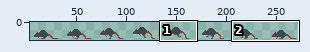
Sprite sheet: aseprite/rat_move.png. Above, an overview of the earlier version with the close-up marked.
Close-up. The starting point:
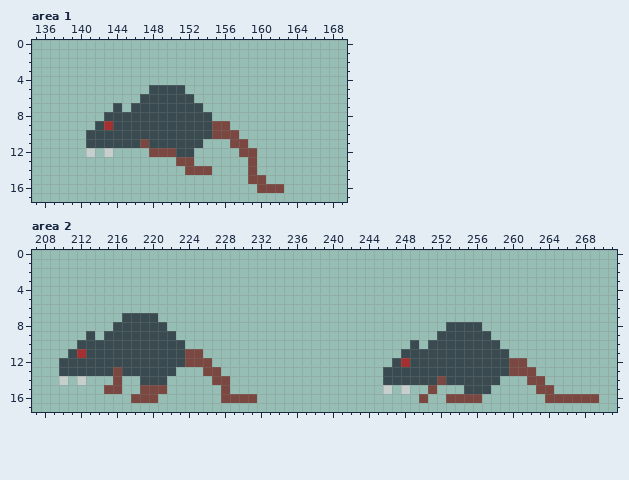
The file is 272x18 pixels. Shown: area 1: x 135..169, y 0..17; area 2: x 207..271, y 0..17. The wide view leaves out empty margins.
After the commit:
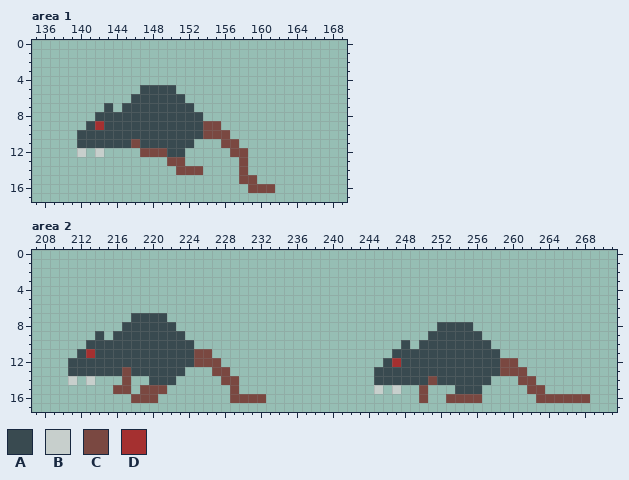
Palette (. is transparent): A #394a50  B #c7cfcc  C #7a4841  D #a53030
Changes in this commit:
Area 1:
y 5: x 147 . -> A; x 151 A -> .
y 6: x 146 . -> A; x 152 A -> .
y 7: x 143..145 .A. -> A.A; x 153 A -> .
y 8: x 142 . -> A; x 154 A -> .
y 9: x 141..143 .AD -> ADA; x 154 A -> C; x 156 C -> .
y 10: x 140 . -> A; x 154 A -> C; x 157 C -> .
y 11: x 140 . -> A; x 146..147 AC -> CA; x 153 A -> .; x 156 . -> C; x 158 C -> .
y 12: x 140..143 .B.B -> B.B.; x 147 . -> C; x 150 C -> A; x 152 A -> .; x 157 . -> C; x 159 C -> .
y 13: x 150 . -> C; x 152 C -> .; x 158..159 .C -> C.
y 14: x 151 . -> C; x 154 C -> .; x 158..159 .C -> C.
y 15: x 158 . -> C; x 160 C -> .
y 16: x 159 . -> C; x 162 C -> .
Area 2:
y 7: x 217 A -> .; x 221 . -> A
y 8: x 216 A -> .; x 222 . -> A; x 252 . -> A; x 256 A -> .
y 9: x 213..215 A.A -> .A.; x 223 . -> A; x 251 . -> A; x 257 A -> .
y 10: x 212 A -> .; x 224 . -> A; x 248..250 .A. -> A.A; x 258 A -> .
y 11: x 211..213 ADA -> .AD; x 224 C -> A; x 226 . -> C; x 247 . -> A; x 259 A -> .
y 12: x 210 A -> .; x 224 C -> A; x 227 . -> C; x 246..248 .AD -> ADA; x 259 A -> C; x 261 C -> .
y 13: x 210 A -> .; x 216..217 CA -> AC; x 223 . -> A; x 226 C -> .; x 228 . -> C; x 245 . -> A; x 259 A -> C; x 262 C -> .
y 14: x 210..213 B.B. -> .B.B; x 216..217 C. -> .C; x 219 A -> .; x 222 . -> A; x 227 C -> .; x 229 . -> C; x 245 . -> A; x 251..252 AC -> CA; x 258 A -> .; x 261 . -> C; x 263 C -> .
y 15: x 215 C -> .; x 217 . -> C; x 228..229 C. -> .C; x 245..248 .B.B -> B.B.; x 250..251 .C -> C.; x 254 . -> A; x 257 A -> .; x 262 . -> C; x 264 C -> .
y 16: x 228 C -> .; x 232 . -> C; x 263 . -> C; x 269 C -> .
